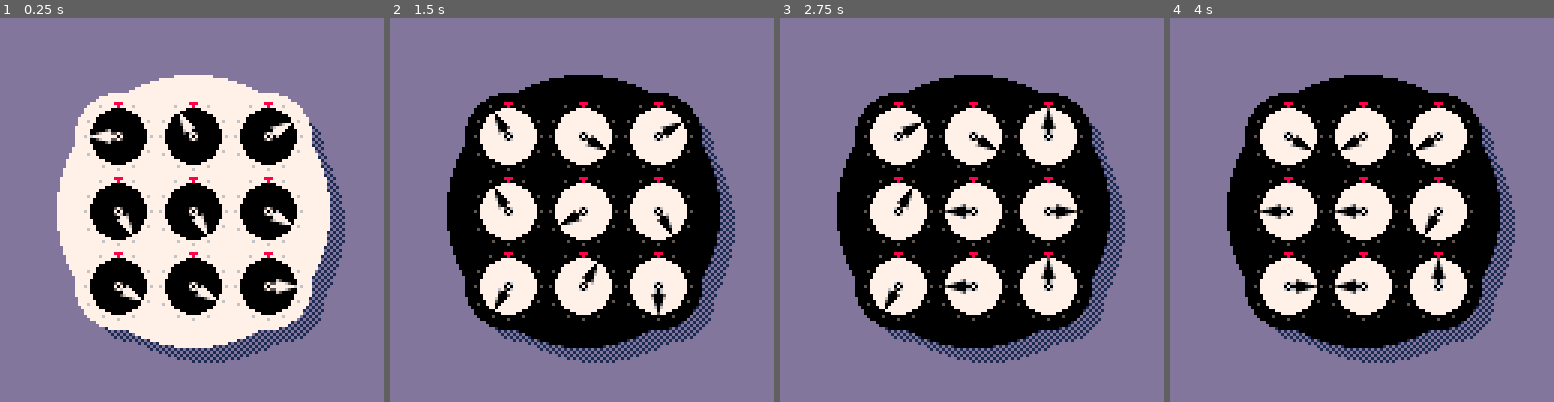
Above: before the commit, frames 1-4 (left to right).
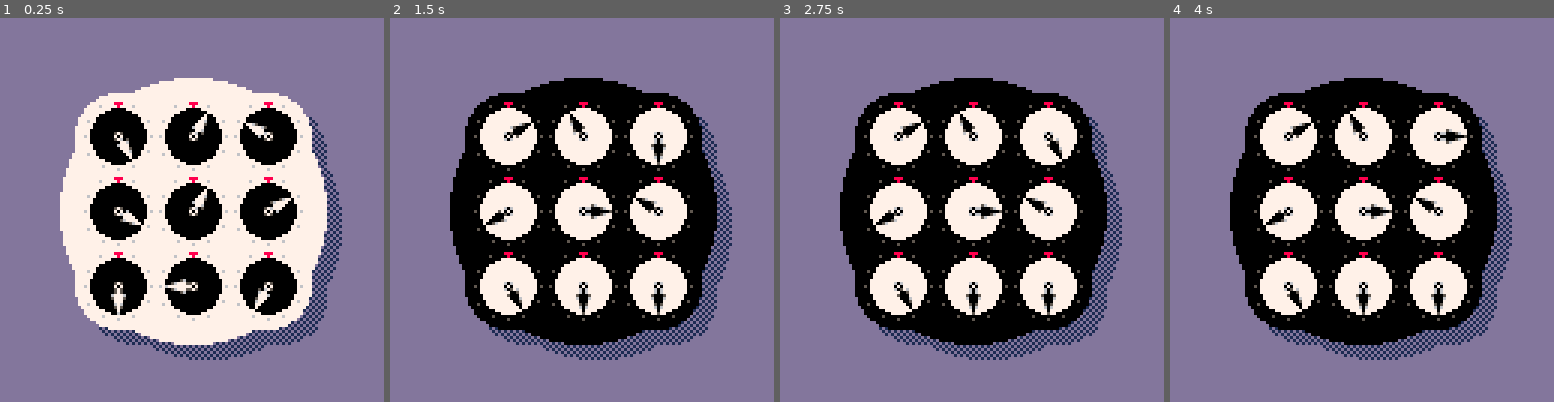
Above: after the commit, the same moments.

Repository: joeyday/pico8-projects
Game: PICO-8 cartridge clock.p8
The game is run twice, just before and just after one commit, with the same random seed, the same clock (stepped at 60 frames per second) and the same inputs.
Inputs:
- Up to frame 1 (0.25 s): no input
- Up to frame 2 (1.5 s): tap X (X key) at 1.07 s
- Up to frame 3 (2.75 s): tap X (X key) at 2.07, 2.4, 2.73 s
- Up to frame 4 (4 s): tap X (X key) at 3.07, 3.4, 3.73 s

The runs differ from the first frame. In frame 1, 3.5% of the frame differs, in the area x 14-90%, y 14-90%; in frame 2, 3.3%; in frame 3, 3.5%; in frame 4, 3.7%.

Commit message:
Update clock.p8

Diff:
--- a/clock.p8
+++ b/clock.p8
@@ -28,6 +27,35 @@
  	flipped=not flipped
  	dirty=true
  end
+
+ if time()%1==0 then
+ 	front[0][-1]+=1
+ 	if front[0][-1]>=13 then
+ 		front[0][-1]=1
+ 	end
+
+ 	front[1][-1]+=1
+ 	if front[1][-1]>=13 then
+ 		front[1][-1]=1
+ 	end
+
+ 	front[0][0]+=1
+ 	if front[0][0]>=13 then
+ 		front[0][0]=1
+ 	end
+
+ 	front[1][0]+=1
+ 	if front[1][0]>=13 then
+ 		front[1][0]=1
+ 	end
+
+ 	back[1][-1]+=1
+ 	if back[1][-1]>=13 then
+ 		back[1][-1]=1
+ 	end
+
+ 	dirty=true
+ end
 end
 
 function _draw()
@@ -47,9 +75,13 @@
 		end
 	end ]]
 
-function draw_dial(v,x,y)
+function draw_dial(v,x,y,flipped)
 	circfill(x,y,9,0)
-	sspr(c[v].sx,0,21,21,x-10,y-10,21,21,c[v].fx,c[v].fy)
+	local fx=c[v].fx
+	if flipped then
+		fx=not c[v].fx
+	end
+	sspr(c[v].sx,0,21,21,x-10,y-10,21,21,fx,c[v].fy)
 end
 -->8
 -- pins
@@ -135,6 +167,7 @@
 function draw_puzzle(flipped)
 	-- adjust size
 	d=25
+	r=1.8
 
 	-- invert colors
 	pal()
@@ -147,18 +180,18 @@
 
 	-- draw shadow
 	fillp(▒)
-	circfill(69, 69, d*1.825, 1)
+	circfill(69, 69, d*r, 1)
 	for row=-1,1,2 do
 		for col=-1,1,2 do
 		 local x = 69+col*d
 		 local y = 69+row*d
-		 circfill(x, y, d/2+1, 1)
+		 circfill(x, y, d/2+2, 1)
 		end
 	end
 	fillp()
 
 	-- draw clock
-	circfill(64, 64, d*1.825, 7)
+	circfill(64, 64, d*r, 7)
 	for row=-1,1,2 do
 		for col=-1,1,2 do
 		 local x = 64+col*d
@@ -173,15 +206,20 @@
 
 	for row=-1,1 do
  	for col=co,cn do
+ 	 local value=front[col][row]
+ 	 if flipped then
+ 	 	value=back[col][row]
+ 	 end
 			draw_dial(
-				ceil(rnd(12)),
-				64+col*d,
-				64+row*d
+				value,
+				flipped and 64+col*d or 64-col*d,
+				64+row*d,
+				flipped
 			)
 		end
 	end
 
-	-- draw time ticks
+	-- draw ticks
 	for row=-1,1 do
 		for col=-1,1 do
 			for t=1,12 do
@@ -197,15 +235,14 @@
 			end
 		end
 	end
-
 end
 __gfx__
 00000000000000000000000000000000000000000000000000000000000000000000000000000000000000000000000000000000000000008880000000000000
 00000000000000000060000000000000000000000000000000000000000000000000000000000000000000000000000000000000000000000800000000000000
-00700000000000000070000000000000000000000000000000000000000000000000000000000000000000000000000000000000000000000000000000000000
+00700700000000000070000000000000000000000000000000000000000000000000000000000000000000000000000000000000000000000000000000000000
 00077000000000000575000000000000000000000000007000000000000000000000000000000000000000000000000000000000000000000000000000000000
 00077000000000000676000000000000000000000000077000000000000000000000000000000000000000000000000000000000000000000000000000000000
-00700000000000000777000000000000000000000000776000000000000000000000000000000000000000000000000000000000000000000000000000000000
+00700700000000000777000000000000000000000000776000000000000000000000000000000000000000000000000000000000000000000000000000000000
 00000000000000005777500000000000000000000007775000000000000000000000005677000000000000000000000000000000000000000000000000000000
 00000000000000006777600000000000000000000067770000000000000000000005677770000000000000000000000000000000000000000000000000000000
 00000000000000000575000000000000000000000007760000000000000000000000777700000000000000000000065000000000000000000000000000000000
